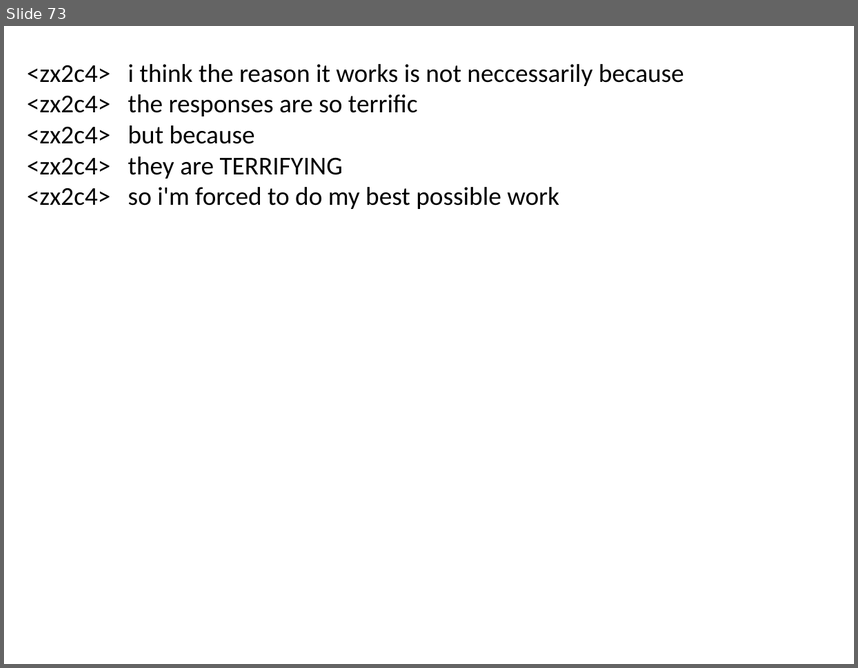
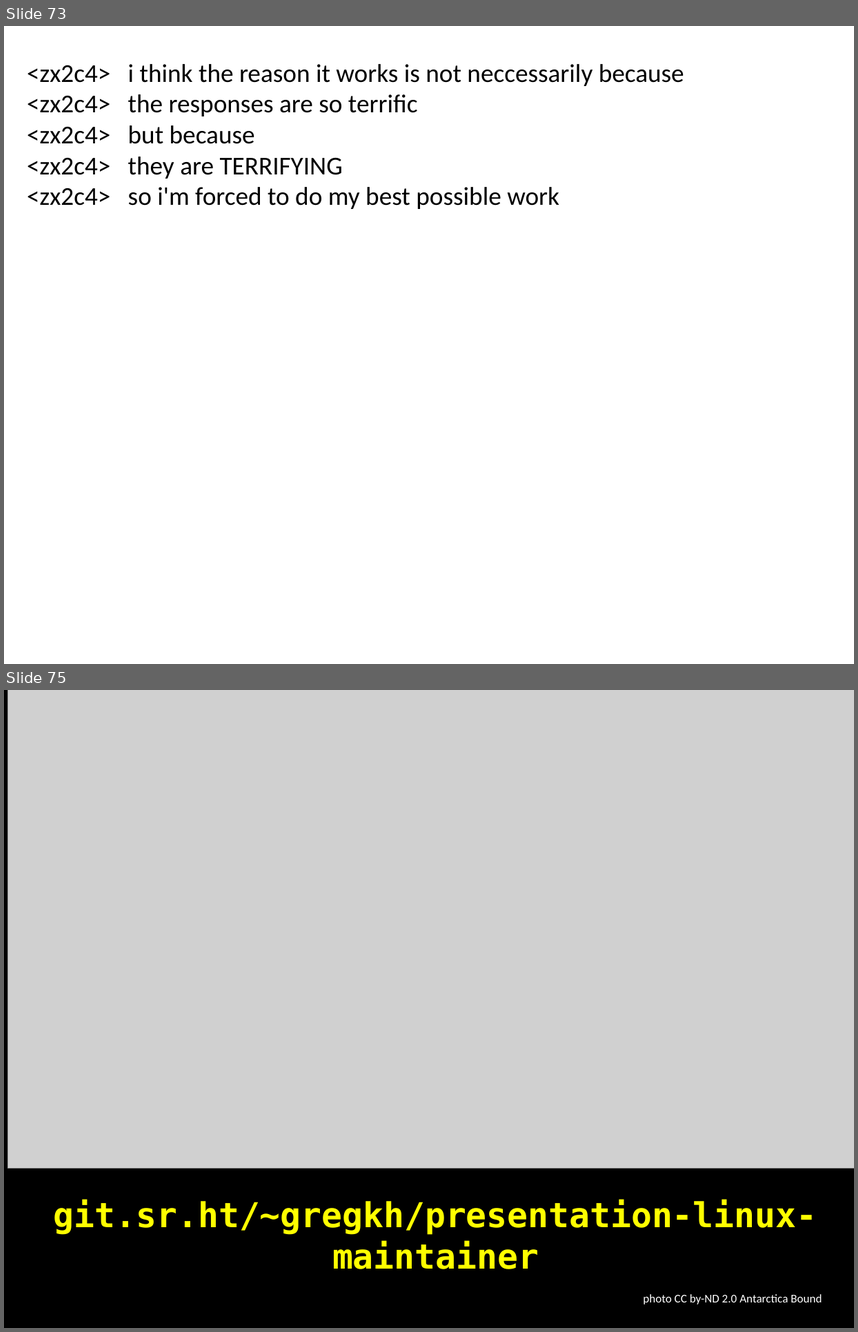
Before and after one commit to gregkh/presentation-linux-maintainer, a slide deck: maintainer.odp. Shown one above the other, each under a label of ours: slide 73 before the commit, slides 73 and 75 after it; the slides between them are not shown. The pictures are 858x668 and 858x1332 pixels, drawn with LibreOffice and Linux fonts; fonts in the diff are those of the drawing; grey boxes stand for pictures. Boxes give left, top, right and bottom in pixels: in the first picture for what was removed or moved away, otherwise in the second. Text is boxed around its words. In the diff, an @@ line names an element or a change of style, - is before the commit and + after.

```diff
--- a/maintainer.odp
+++ b/maintainer.odp
@@ slide 75 added at [4,690,854,1328], background #FFFFFF @@
@@ rectangle added at [4,690,854,1328], fill #000000, outline #000000 0 pt @@
@@ picture added at [8,690,854,1167] @@
@@ text added at [54,1199,817,1269], 32 pt, text #FFFF00, bold @@
+git.sr.ht/~gregkh/presentation-linux-maintainer
@@ text added at [643,1294,822,1304], 11 pt, text #FFFFFF @@
+photo CC by-ND 2.0 Antarctica Bound
```
Also in this commit, not shown: 2 slides changed, 1 other file.
